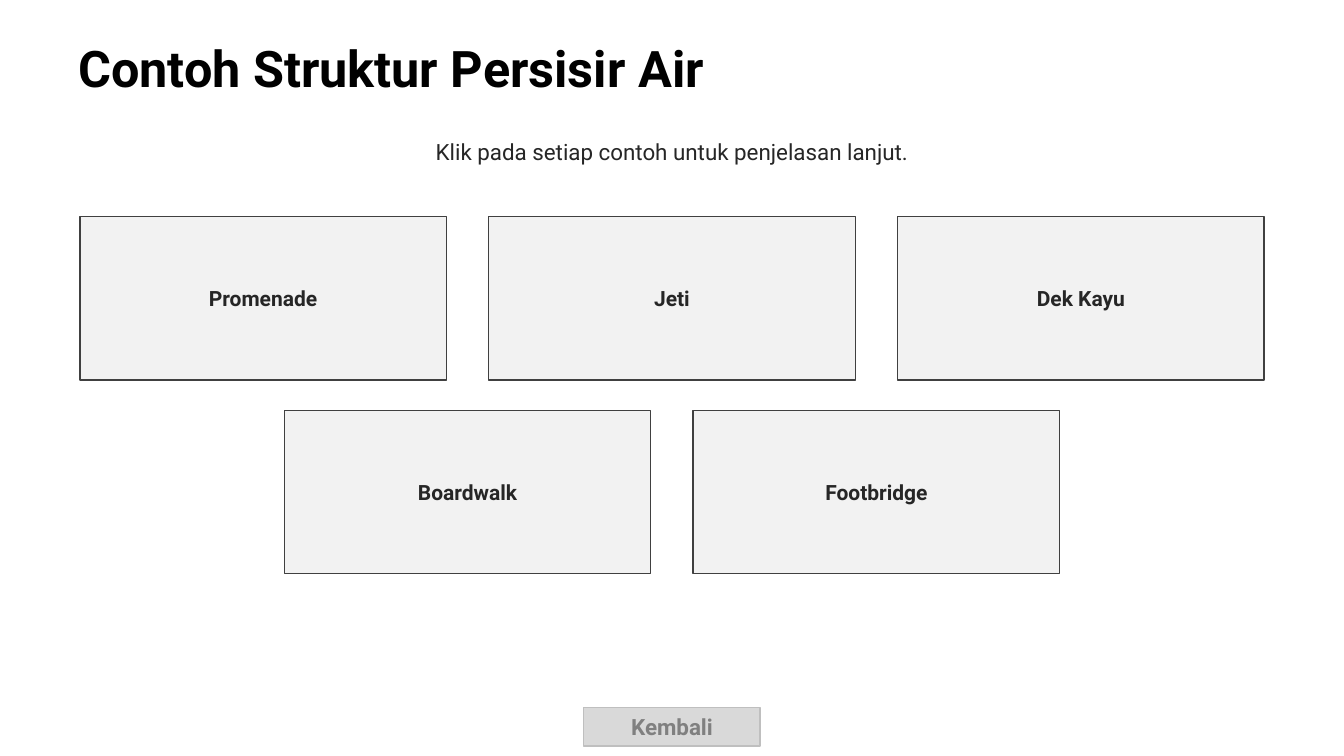
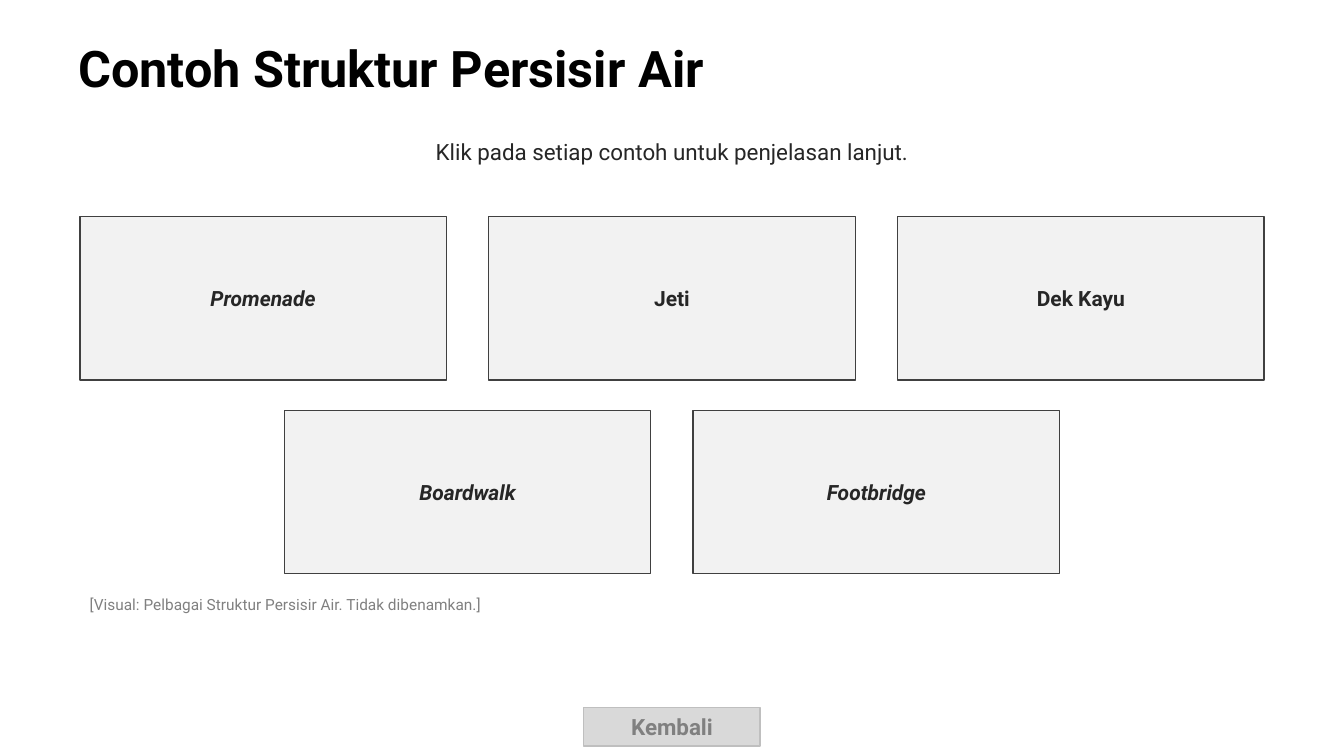
Before and after one commit to fidos777/slide-interaction-layer, a slide deck: slide 6 of reviews/source-completion/K5PL06T03B02_v0_4_THREE_FAMILY_PROOF.pptx. Drawn at 1344x756 pixels with LibreOffice and Linux fonts; fonts in the diff are those of the drawing. Boxes give left, top, right and bottom in pixels: in the first picture for what was removed or moved away, otherwise in the second. Text is boxed around its words. In the diff, an @@ line names an element or a change of style, - is before the commit and + after.

```diff
--- a/reviews/source-completion/K5PL06T03B02_v0_4_THREE_FAMILY_PROOF.pptx
+++ b/reviews/source-completion/K5PL06T03B02_v0_4_THREE_FAMILY_PROOF.pptx
@@ italic on in 3 elements at box(80, 217, 447, 380), box(284, 410, 651, 574), box(694, 410, 1061, 574) @@
@@ text added at box(90, 597, 481, 613), 11 pt, text #808080 @@
+[Visual: Pelbagai Struktur Persisir Air. Tidak dibenamkan.]
```
Also in this commit, not shown: 26 other slides changed, 1 other file.
